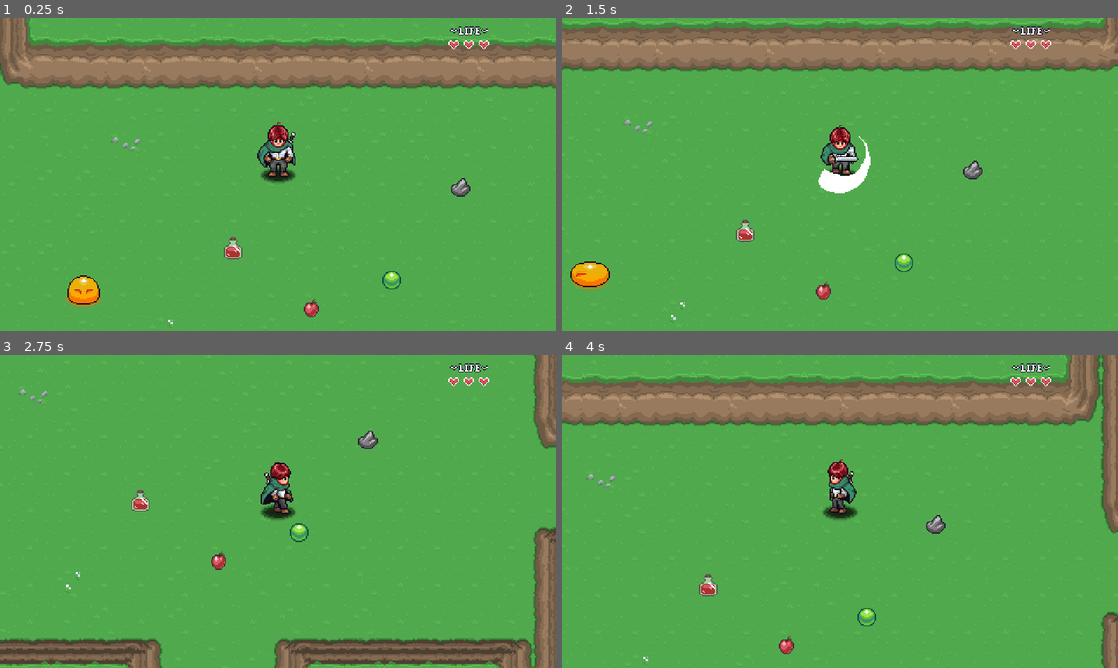
Above: before the commit, frames 1-4 (two rows, left to right).
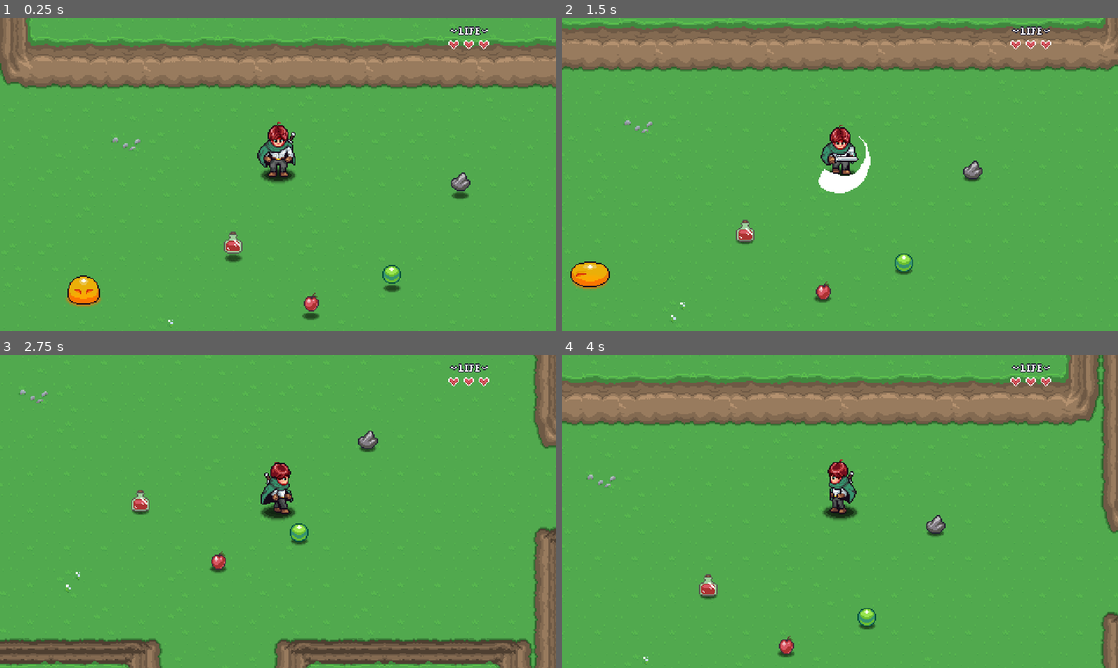
Above: after the commit, the same moments.

Repository: teomurgi/aarpg
Game: Godot game, scene res://Levels/Area01/01.tscn
Two runs of this game, one before a commit and one after it. Both use one fixed random seed, a clock stepped at 60 frames per second and the inputs below. Sound files missing from this copy of the repository are replaced by a short silence.
Inputs:
- Up to frame 1 (0.25 s): no input
- Up to frame 2 (1.5 s): hold D (right) 0.53-1.28 s; hold M (attack) 0.53-1.28 s; hold S (down) from 1.28 s (still down); tap M (attack) at 1.35 s
- Up to frame 3 (2.75 s): release S (down) at 2.03 s; hold D (right) from 2.03 s (still down); hold M (attack) from 2.03 s (still down)
- Up to frame 4 (4 s): release D (right) at 2.78 s; release M (attack) at 2.78 s; hold W (up) 2.78-3.53 s; tap M (attack) at 2.85 s; hold A (left) from 3.53 s (still down); hold M (attack) from 3.53 s (still down)

The runs differ from the first frame. In frame 1, 0.9% of the frame differs, in the area x 40-85%, y 49-97%; in frame 2, 0.1%; in frame 3, 0.1%; in frame 4, 0.1%.

Commit message:
slime drops items

Diff:
--- a/Enemies/Scripts/States/enemy_state_destroy.gd
+++ b/Enemies/Scripts/States/enemy_state_destroy.gd
@@ -1,8 +1,15 @@
 class_name EnemyStateDestroy extends EnemyState
+
+const PICKUP = preload("res://Items/ItemPickup/item_pickup.tscn")
 
 @export var anim_name: String = "destroy"
 @export var knockback_speed: float = 200.0
 @export var decelerate_speed: float = 10.0
+
+@export_category("AI")
+
+@export_category("Item Drops")
+@export var drops: Array[DropData]
 
 var _damage_position: Vector2
 var _direction: Vector2
@@ -21,6 +28,8 @@
 	enemy.update_animation(anim_name)
 
 	enemy.animation_player.animation_finished.connect(on_animation_finished)
+	disable_hurt_box()
+	drop_items()
 
 ## What happens when the player exits this state
 func exit() -> void:
@@ -42,3 +51,23 @@
 
 func on_animation_finished(_name: String) -> void:
 	enemy.queue_free()
+
+func disable_hurt_box() -> void:
+	var hurt_box: Hurtbox = enemy.get_node("Hurtbox")
+	if hurt_box:
+		hurt_box.monitoring = false
+
+func drop_items() -> void:
+	if drops.size() == 0:
+		return
+	for i in drops.size():
+		var drop_data: DropData = drops[i]
+		if drop_data == null or drops[i].item == null:
+			continue
+		var drop_count: int = drop_data.get_drop_count()
+		for j in drop_count:
+			var drop: ItemPickup = PICKUP.instantiate() as ItemPickup
+			drop.item_data = drop_data.item
+			enemy.get_parent().call_deferred("add_child", drop)
+			drop.global_position = enemy.global_position
+			drop.velocity = enemy.velocity.rotated(randf_range(-1.5, 1.5)) * randf_range(0.9, 1.5)
--- /dev/null
+++ b/Enemies/Scripts/drop_data.gd
@@ -0,0 +1,11 @@
+class_name DropData extends Resource
+
+@export var item: ItemData
+@export_range(0, 100, 1, "suffix:%") var probability: float = 100.0
+@export_range(1, 10, 1, "suffix:items") var min_amount: int = 1
+@export_range(1, 10, 1, "suffix:items") var max_amount: int = 1
+
+func get_drop_count() -> int:
+    if randf_range(0, 100) >= probability:
+        return 0
+    return randi_range(min_amount, max_amount)
--- a/Enemies/Slime/slime.tscn
+++ b/Enemies/Slime/slime.tscn
@@ -12,7 +12,10 @@
 [ext_resource type="Script" path="res://Enemies/Scripts/States/enemy_state_wander.gd" id="7_dksbp"]
 [ext_resource type="Texture2D" uid="uid://cekn6nej76ogr" path="res://Enemies/Slime/DestroySmoke.png" id="11_c2mxn"]
 [ext_resource type="Script" path="res://Enemies/Scripts/States/enemy_state_stun.gd" id="11_xge1y"]
+[ext_resource type="Script" path="res://Enemies/Scripts/drop_data.gd" id="12_4tlao"]
 [ext_resource type="Script" path="res://Enemies/Scripts/States/enemy_state_destroy.gd" id="12_hnol4"]
+[ext_resource type="Resource" uid="uid://cdxbruqmrib2n" path="res://Items/gem.tres" id="13_0g83i"]
+[ext_resource type="Resource" uid="uid://cn3fx2d7a37wu" path="res://Items/apple.tres" id="14_oxb7w"]
 
 [sub_resource type="CircleShape2D" id="CircleShape2D_wkqjs"]
 radius = 13.0384
@@ -54,6 +57,18 @@
 tracks/2/interp = 1
 tracks/2/loop_wrap = true
 tracks/2/keys = {
+"times": PackedFloat32Array(0),
+"transitions": PackedFloat32Array(1),
+"update": 0,
+"values": [Color(1, 1, 1, 1)]
+}
+tracks/3/type = "value"
+tracks/3/imported = false
+tracks/3/enabled = true
+tracks/3/path = NodePath("ShoadowSprite2D:self_modulate")
+tracks/3/interp = 1
+tracks/3/loop_wrap = true
+tracks/3/keys = {
 "times": PackedFloat32Array(0),
 "transitions": PackedFloat32Array(1),
 "update": 0,
@@ -139,6 +154,18 @@
 "clips": PackedStringArray("destroy"),
 "times": PackedFloat32Array(0)
 }
+tracks/6/type = "value"
+tracks/6/imported = false
+tracks/6/enabled = true
+tracks/6/path = NodePath("ShoadowSprite2D:self_modulate")
+tracks/6/interp = 1
+tracks/6/loop_wrap = true
+tracks/6/keys = {
+"times": PackedFloat32Array(0, 0.35),
+"transitions": PackedFloat32Array(1, 1),
+"update": 0,
+"values": [Color(1, 1, 1, 1), Color(1, 1, 1, 0)]
+}
 
 [sub_resource type="Animation" id="Animation_io3fi"]
 resource_name = "destroy_side"
@@ -219,6 +246,18 @@
 "clips": PackedStringArray("destroy"),
 "times": PackedFloat32Array(0)
 }
+tracks/6/type = "value"
+tracks/6/imported = false
+tracks/6/enabled = true
+tracks/6/path = NodePath("ShoadowSprite2D:self_modulate")
+tracks/6/interp = 1
+tracks/6/loop_wrap = true
+tracks/6/keys = {
+"times": PackedFloat32Array(0, 0.35),
+"transitions": PackedFloat32Array(1, 1),
+"update": 0,
+"values": [Color(1, 1, 1, 1), Color(1, 1, 1, 0)]
+}
 
 [sub_resource type="Animation" id="Animation_qd24q"]
 resource_name = "destroy_up"
@@ -298,6 +337,18 @@
 tracks/5/keys = {
 "clips": PackedStringArray("destroy"),
 "times": PackedFloat32Array(0)
+}
+tracks/6/type = "value"
+tracks/6/imported = false
+tracks/6/enabled = true
+tracks/6/path = NodePath("ShoadowSprite2D:self_modulate")
+tracks/6/interp = 1
+tracks/6/loop_wrap = true
+tracks/6/keys = {
+"times": PackedFloat32Array(0, 0.35),
+"transitions": PackedFloat32Array(1, 1),
+"update": 0,
+"values": [Color(1, 1, 1, 1), Color(1, 1, 1, 0)]
 }
 
 [sub_resource type="Animation" id="Animation_7ncp8"]
@@ -659,6 +710,20 @@
 "walk_up": SubResource("Animation_m64fo")
 }
 
+[sub_resource type="Resource" id="Resource_ng7ue"]
+script = ExtResource("12_4tlao")
+item = ExtResource("13_0g83i")
+probability = 100.0
+min_amount = 1
+max_amount = 4
+
+[sub_resource type="Resource" id="Resource_akfh8"]
+script = ExtResource("12_4tlao")
+item = ExtResource("14_oxb7w")
+probability = 35.0
+min_amount = 1
+max_amount = 1
+
 [sub_resource type="Animation" id="Animation_chpc5"]
 length = 0.001
 tracks/0/type = "value"
@@ -770,6 +835,7 @@
 
 [node name="Destroy" type="Node" parent="EnemyStateMachine"]
 script = ExtResource("12_hnol4")
+drops = Array[ExtResource("12_4tlao")]([SubResource("Resource_ng7ue"), SubResource("Resource_akfh8")])
 
 [node name="AudioStreamPlayer2D" type="AudioStreamPlayer2D" parent="."]
 
--- a/Items/ItemPickup/item_pickup.gd
+++ b/Items/ItemPickup/item_pickup.gd
@@ -1,5 +1,5 @@
 @tool
-class_name ItemPickup extends Node2D
+class_name ItemPickup extends CharacterBody2D
 
 @export var item_data: ItemData: set = _set_item_data
 
@@ -12,6 +12,12 @@
     if Engine.is_editor_hint():
         return
     area_2d.body_entered.connect(_on_body_entered)
+
+func _physics_process(delta: float) -> void:
+    var collision_info = move_and_collide(velocity * delta)
+    if collision_info:
+        velocity = velocity.bounce(collision_info.get_normal())
+    velocity -= velocity * delta * 4
 
 func _on_body_entered(b: Node) -> void:
     if b is Player and item_data:
--- a/Items/ItemPickup/item_pickup.tscn
+++ b/Items/ItemPickup/item_pickup.tscn
@@ -1,19 +1,81 @@
-[gd_scene load_steps=4 format=3 uid="uid://cj2u01ets1pd"]
+[gd_scene load_steps=10 format=3 uid="uid://cj2u01ets1pd"]
 
 [ext_resource type="Script" path="res://Items/ItemPickup/item_pickup.gd" id="1_dt5sx"]
+[ext_resource type="Texture2D" uid="uid://dq2vtj4nylidd" path="res://Player/Sprites/Shadow.png" id="2_1dcsj"]
 [ext_resource type="AudioStream" uid="uid://dq0mlhbxkj4rm" path="res://Items/ItemPickup/item_pickup.wav" id="2_h74gf"]
+[ext_resource type="Texture2D" uid="uid://ldfnn3o8det7" path="res://Items/Sprites/items.png" id="3_fiokh"]
 
 [sub_resource type="CircleShape2D" id="CircleShape2D_b3urf"]
 
-[node name="ItemPickup" type="Node2D"]
+[sub_resource type="AtlasTexture" id="AtlasTexture_xcn15"]
+atlas = ExtResource("3_fiokh")
+region = Rect2(0, 0, 32, 32)
+
+[sub_resource type="Animation" id="Animation_dwydp"]
+resource_name = "default"
+step = 0.05
+tracks/0/type = "value"
+tracks/0/imported = false
+tracks/0/enabled = true
+tracks/0/path = NodePath("Sprite2D:position")
+tracks/0/interp = 1
+tracks/0/loop_wrap = true
+tracks/0/keys = {
+"times": PackedFloat32Array(0, 0.2, 0.4, 0.55, 0.5501, 0.7, 0.8, 0.9),
+"transitions": PackedFloat32Array(-2, -2, -2, -2, -2, -2, -2, -2),
+"update": 0,
+"values": [Vector2(0, 0), Vector2(0, -6), Vector2(0, 0), Vector2(0, -3), Vector2(0, -3), Vector2(0, 0), Vector2(0, -1), Vector2(0, 0)]
+}
+
+[sub_resource type="Animation" id="Animation_h8dx5"]
+length = 0.001
+tracks/0/type = "value"
+tracks/0/imported = false
+tracks/0/enabled = true
+tracks/0/path = NodePath("Sprite2D:position")
+tracks/0/interp = 1
+tracks/0/loop_wrap = true
+tracks/0/keys = {
+"times": PackedFloat32Array(0),
+"transitions": PackedFloat32Array(1),
+"update": 0,
+"values": [Vector2(0, 0)]
+}
+
+[sub_resource type="AnimationLibrary" id="AnimationLibrary_q4cgo"]
+_data = {
+"RESET": SubResource("Animation_h8dx5"),
+"default": SubResource("Animation_dwydp")
+}
+
+[node name="ItemPickup" type="CharacterBody2D"]
+collision_layer = 0
+collision_mask = 16
+motion_mode = 1
 script = ExtResource("1_dt5sx")
+
+[node name="CollisionShape2" type="CollisionShape2D" parent="."]
+shape = SubResource("CircleShape2D_b3urf")
 
 [node name="Area2D" type="Area2D" parent="."]
 
 [node name="CollisionShape2D" type="CollisionShape2D" parent="Area2D"]
 shape = SubResource("CircleShape2D_b3urf")
 
+[node name="Sprite2DShadow" type="Sprite2D" parent="."]
+modulate = Color(0, 0, 0, 0.588235)
+position = Vector2(0, 7)
+scale = Vector2(0.5, 0.5)
+texture = ExtResource("2_1dcsj")
+
 [node name="Sprite2D" type="Sprite2D" parent="."]
+texture = SubResource("AtlasTexture_xcn15")
 
 [node name="AudioStreamPlayer2D" type="AudioStreamPlayer2D" parent="."]
 stream = ExtResource("2_h74gf")
+
+[node name="AnimationPlayer" type="AnimationPlayer" parent="."]
+libraries = {
+"": SubResource("AnimationLibrary_q4cgo")
+}
+autoplay = "default"
--- a/Levels/Area01/01.tscn
+++ b/Levels/Area01/01.tscn
@@ -12,13 +12,11 @@
 [ext_resource type="PackedScene" uid="uid://bi1q410lwdkn3" path="res://Enemies/Slime/slime.tscn" id="10_qun8v"]
 
 [node name="01" type="Node2D"]
+y_sort_enabled = true
 script = ExtResource("1_m6rqe")
 
 [node name="Grass-01" parent="." instance=ExtResource("1_kwymh")]
 layer_0/tile_data = PackedInt32Array(-65538, 917504, 5, -2, 917504, 5, -1, 655360, 7, -65536, 786432, 7, 0, 0, 0, 1, 0, …(3573 unchanged characters)…
-
-[node name="PlayerSpawn" parent="." instance=ExtResource("2_d27vr")]
-position = Vector2(212, 74)
 
 [node name="LevelTransition" parent="." instance=ExtResource("4_u58bs")]
 position = Vector2(240, 320)
@@ -49,3 +47,6 @@
 
 [node name="Slime" parent="." instance=ExtResource("10_qun8v")]
 position = Vector2(44, 181)
+
+[node name="PlayerSpawn" parent="." instance=ExtResource("2_d27vr")]
+position = Vector2(212, 74)
--- a/Levels/Area01/02.tscn
+++ b/Levels/Area01/02.tscn
@@ -7,35 +7,34 @@
 [ext_resource type="PackedScene" uid="uid://c3s63nt7iqp2y" path="res://Levels/level_transition.tscn" id="5_b2en0"]
 
 [node name="02" type="Node2D"]
+y_sort_enabled = true
 script = ExtResource("1_v3hys")
+
+[node name="PlayerSpawn" parent="." instance=ExtResource("3_7h6vn")]
+position = Vector2(243, 1)
 
 [node name="Grass-01" parent="." instance=ExtResource("2_fuo2c")]
 layer_0/tile_data = PackedInt32Array(-65538, 917504, 536870918, -2, 917504, 536870917, -1, 655360, 7, -65536, 786432, 7 …(3395 unchanged characters)…
 
-[node name="PlayerSpawn" parent="." instance=ExtResource("3_7h6vn")]
-position = Vector2(243, 1)
-
-[node name="Plants" type="Node" parent="."]
-
-[node name="Plant" parent="Plants" instance=ExtResource("4_82067")]
+[node name="Plant" parent="." instance=ExtResource("4_82067")]
 position = Vector2(-13, 22)
 
-[node name="Plant2" parent="Plants" instance=ExtResource("4_82067")]
+[node name="Plant2" parent="." instance=ExtResource("4_82067")]
 position = Vector2(29, 277)
 
-[node name="Plant3" parent="Plants" instance=ExtResource("4_82067")]
+[node name="Plant3" parent="." instance=ExtResource("4_82067")]
 position = Vector2(455, 277)
 
-[node name="Plant4" parent="Plants" instance=ExtResource("4_82067")]
+[node name="Plant4" parent="." instance=ExtResource("4_82067")]
 position = Vector2(459, 62)
 
-[node name="Plant5" parent="Plants" instance=ExtResource("4_82067")]
+[node name="Plant5" parent="." instance=ExtResource("4_82067")]
 position = Vector2(459, 30)
 
-[node name="Plant6" parent="Plants" instance=ExtResource("4_82067")]
+[node name="Plant6" parent="." instance=ExtResource("4_82067")]
 position = Vector2(118, 98)
 
-[node name="Plant7" parent="Plants" instance=ExtResource("4_82067")]
+[node name="Plant7" parent="." instance=ExtResource("4_82067")]
 position = Vector2(304, 192)
 
 [node name="LevelTransition" parent="." instance=ExtResource("5_b2en0")]
--- a/Levels/Area01/03.tscn
+++ b/Levels/Area01/03.tscn
@@ -13,30 +13,25 @@
 [node name="Grass-01" parent="." instance=ExtResource("2_x11h6")]
 layer_0/tile_data = PackedInt32Array(-1, 0, 0, -65536, 917504, 5, 0, 917504, 5, 1, 655360, 7, 65537, 0, 0, 65538, 0, 0, …(3283 unchanged characters)…
 
-[node name="PlayerSpawn" parent="." instance=ExtResource("3_pquv3")]
-position = Vector2(212, 74)
-
-[node name="Plants" type="Node" parent="."]
-
-[node name="Plant" parent="Plants" instance=ExtResource("4_kms7u")]
+[node name="Plant" parent="." instance=ExtResource("4_kms7u")]
 position = Vector2(51, 85)
 
-[node name="Plant2" parent="Plants" instance=ExtResource("4_kms7u")]
+[node name="Plant2" parent="." instance=ExtResource("4_kms7u")]
 position = Vector2(102, 85)
 
-[node name="Plant3" parent="Plants" instance=ExtResource("4_kms7u")]
+[node name="Plant3" parent="." instance=ExtResource("4_kms7u")]
 position = Vector2(444, 79)
 
-[node name="Plant4" parent="Plants" instance=ExtResource("4_kms7u")]
+[node name="Plant4" parent="." instance=ExtResource("4_kms7u")]
 position = Vector2(525, 300)
 
-[node name="Plant5" parent="Plants" instance=ExtResource("4_kms7u")]
+[node name="Plant5" parent="." instance=ExtResource("4_kms7u")]
 position = Vector2(149, 236)
 
-[node name="Plant6" parent="Plants" instance=ExtResource("4_kms7u")]
+[node name="Plant6" parent="." instance=ExtResource("4_kms7u")]
 position = Vector2(149, 277)
 
-[node name="Plant7" parent="Plants" instance=ExtResource("4_kms7u")]
+[node name="Plant7" parent="." instance=ExtResource("4_kms7u")]
 position = Vector2(448, 277)
 
 [node name="LevelTransition" parent="." instance=ExtResource("5_1gitj")]
@@ -52,3 +47,6 @@
 
 [node name="Slime3" parent="." instance=ExtResource("6_sygij")]
 position = Vector2(250, 216)
+
+[node name="PlayerSpawn" parent="." instance=ExtResource("3_pquv3")]
+position = Vector2(212, 74)
--- a/Player/Scripts/state_attack.gd
+++ b/Player/Scripts/state_attack.gd
@@ -23,7 +23,8 @@
 	audio.play()
 	isAttacking = true
 	await get_tree().create_timer(0.075).timeout
-	hurtbox.monitoring = true
+	if isAttacking:
+		hurtbox.monitoring = true
 
 
 ## What happens when the player exits this state
--- a/Props/Plants/plant.gd
+++ b/Props/Plants/plant.gd
@@ -6,5 +6,4 @@
 	$Hitbox.damaged.connect(take_damage)
 
 func take_damage(_hurtbox: Hurtbox) -> void:
-	print("Plant took damage")
 	queue_free()
Not shown: 1 places in Enemies/Slime/slime.tscn that only renumber resources
